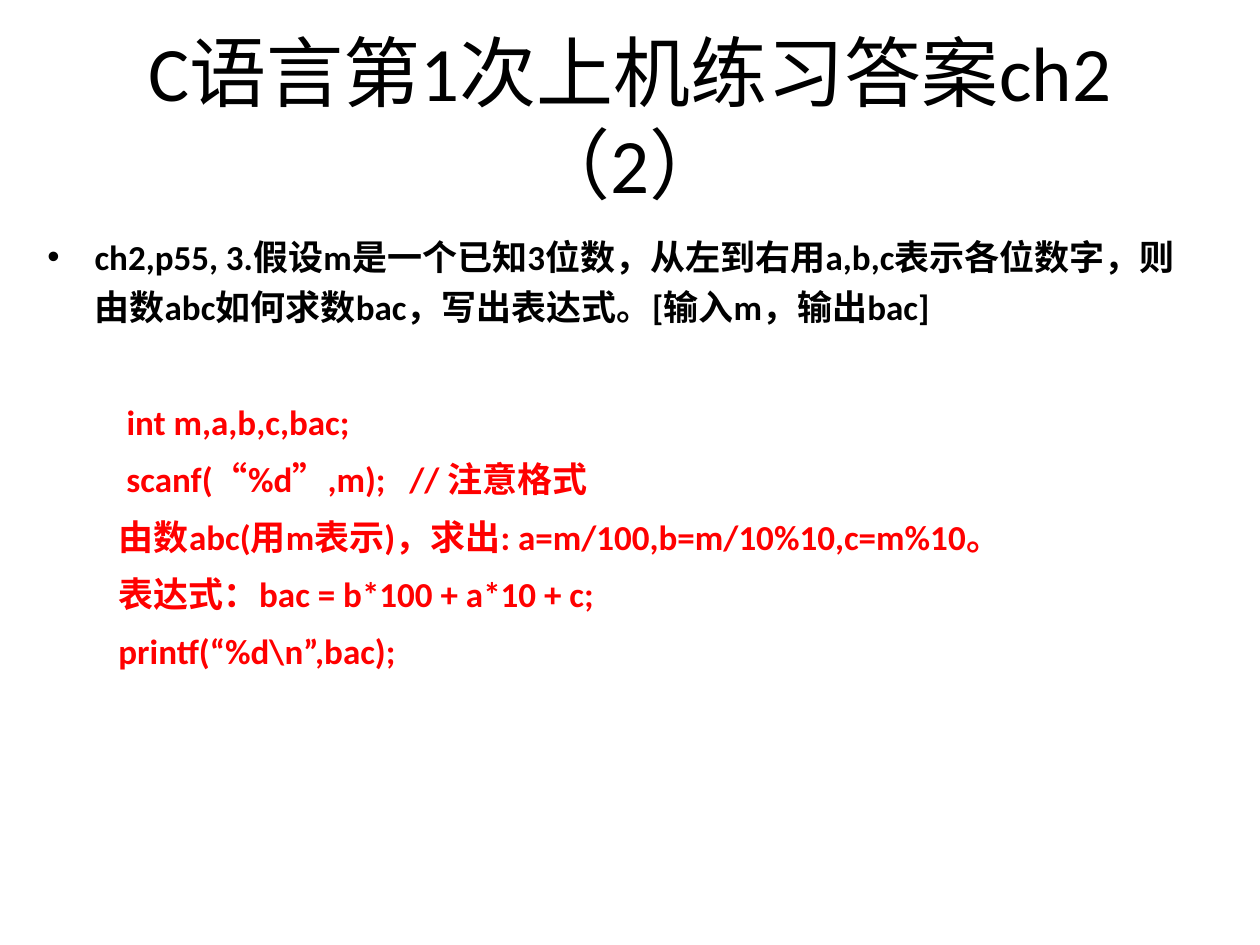
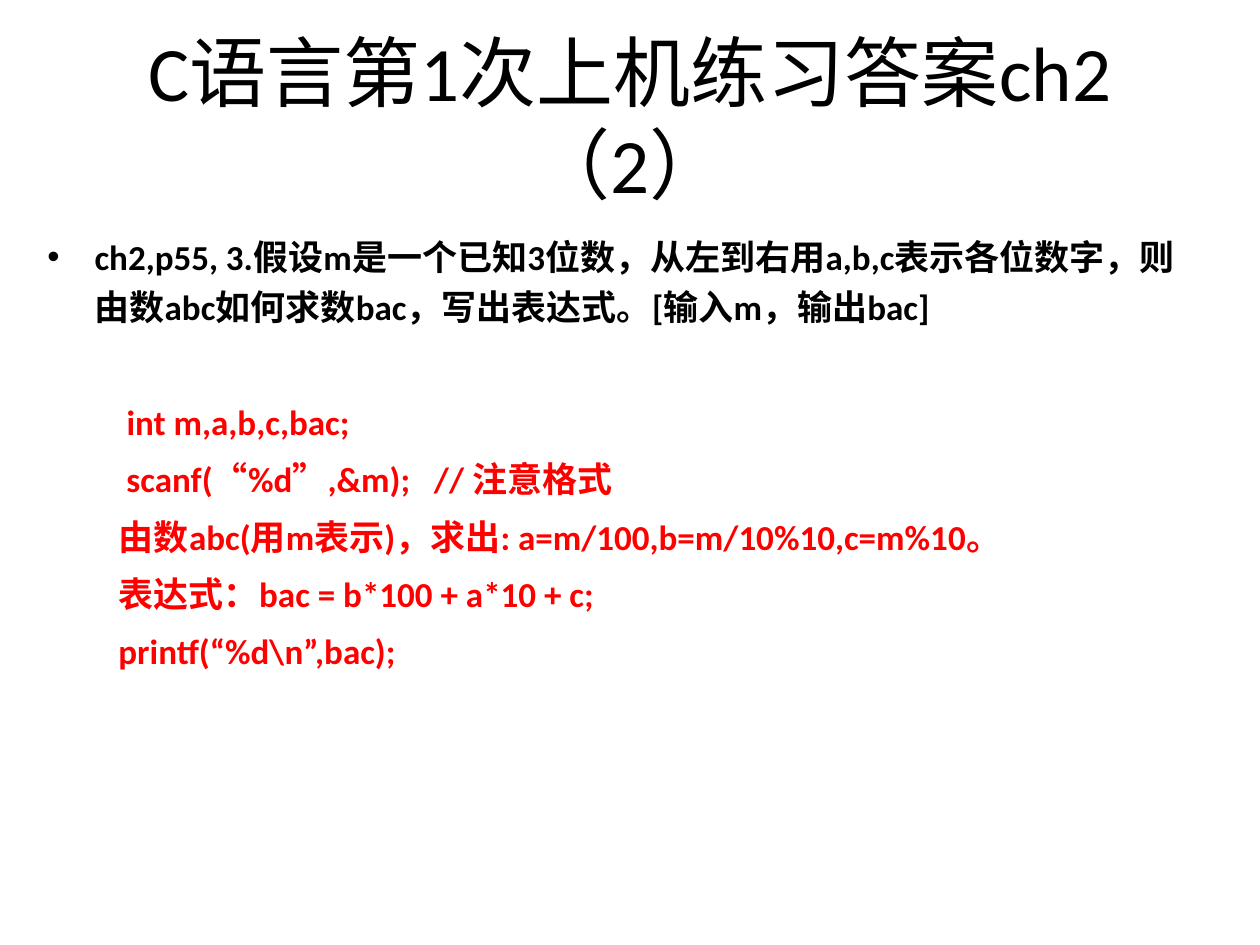
Before and after one commit to jtrfid/C-Repositories, a slide deck: slide 14 of 2016/上机安排.pptx. Drawn at 1260x945 pixels with LibreOffice and Linux fonts; fonts in the diff are those of the drawing. Boxes give left, top, right and bottom in pixels: in the first picture for what was removed or moved away, otherwise in the second. Text is boxed around its words. In the diff, an @@ line names an element or a change of style, - is before the commit and + after.

```diff
--- a/2016/上机安排.pptx
+++ b/2016/上机安排.pptx
@@ text at [126, 462, 612, 497]: text changed @@
-scanf(“%d”,m); // 注意格式
+scanf(“%d”,&m); // 注意格式
```
Also in this commit, not shown: 5 other slides changed, 1 slide added, 4 other files.
